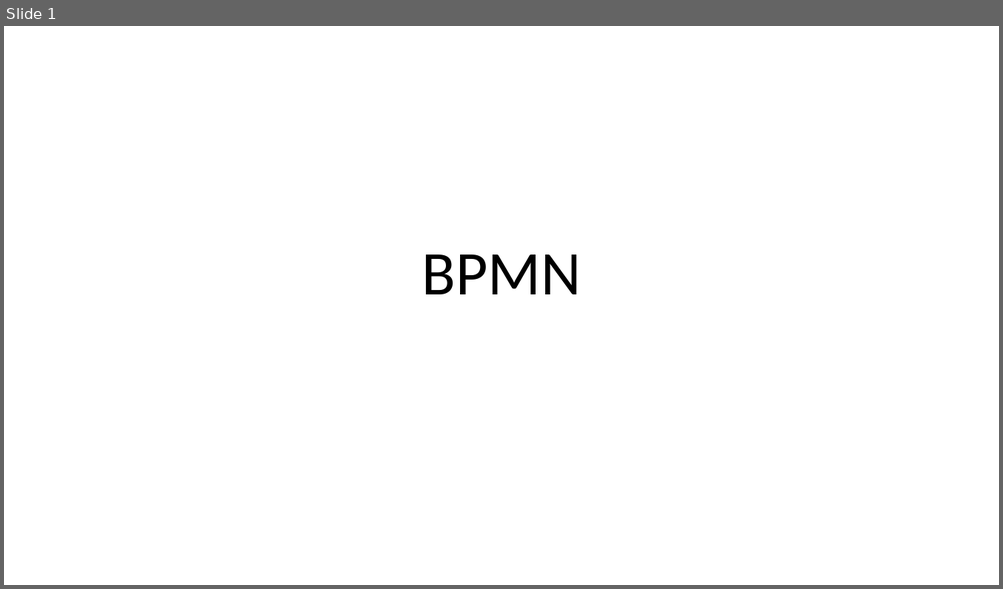
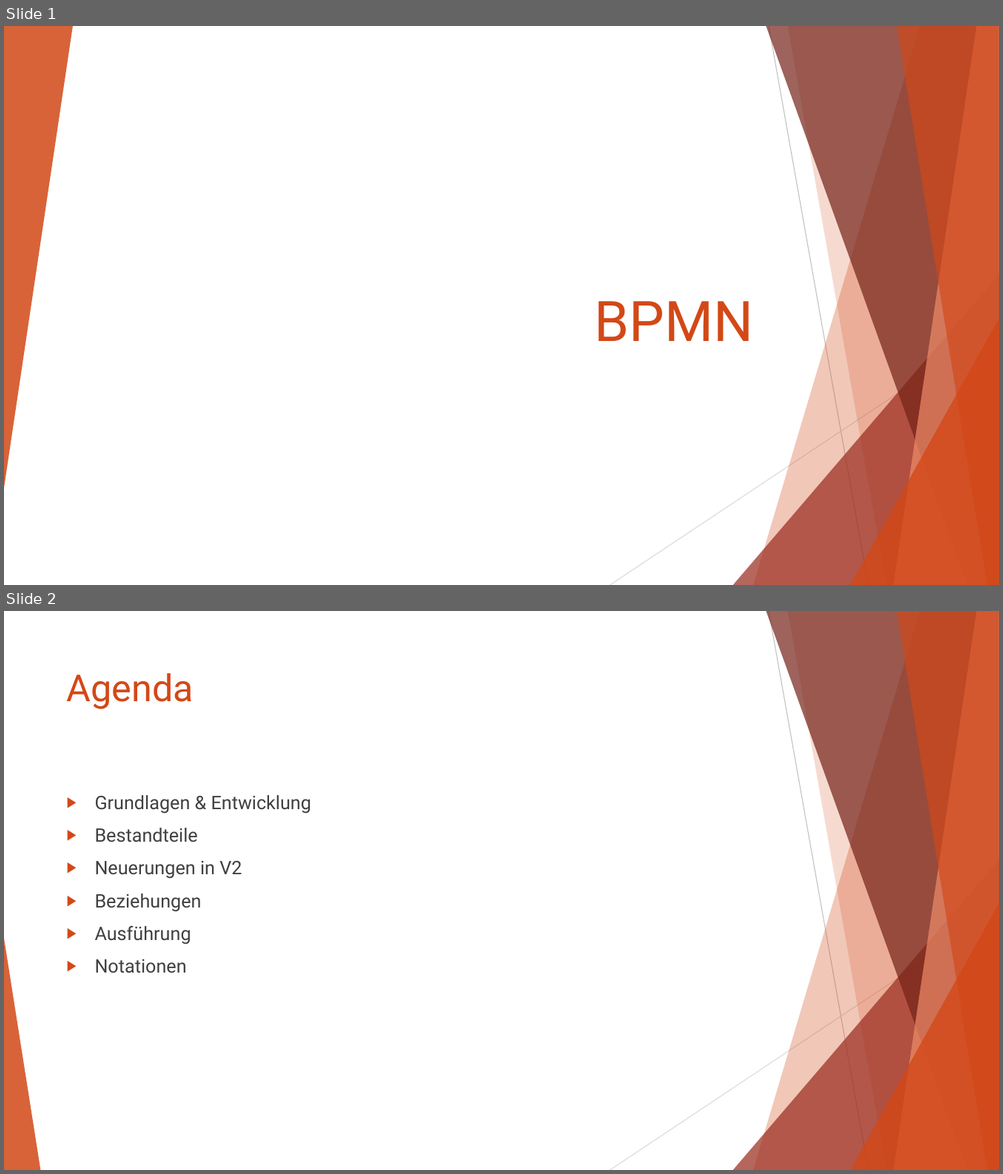
Before and after one commit to AlexanderSchallmeiner/Verhaltensdiagramme, a slide deck: BPMN.pptx. Shown one above the other, each under a label of ours: slide 1 before the commit, slides 1 and 2 after it. The pictures are 1003x589 and 1003x1174 pixels, drawn with LibreOffice and Linux fonts; fonts in the diff are those of the drawing. Boxes give left, top, right and bottom in pixels: in the first picture for what was removed or moved away, otherwise in the second. Text is boxed around its words. In the diff, an @@ line names an element or a change of style, - is before the commit and + after.

Commit message:
Add files via upload
added new slides and first layout

```diff
--- a/BPMN.pptx
+++ b/BPMN.pptx
@@ slide 2 added at box(4, 611, 999, 1170), background #FFFFFF; not listed: 9 template elements that a slide beside it also shows @@
@@ title added at box(67, 673, 193, 709), 36 pt, text #D34817 @@
+Agenda
@@ text added at box(95, 795, 311, 974), 18 pt, text #404040 @@
+▶ Grundlagen & Entwicklung
+▶ Bestandteile
+▶ Neuerungen in V2
+▶ Beziehungen
+▶ Ausführung
+▶ Notationen
@@ triangle added at box(4, 939, 40, 1170), fill #D34817 at 85% opacity @@
@@ slide 1 changed as well @@
@@ group added at box(4, 26, 999, 585): 5 freeform shapes, 3 triangles, 2 lines @@
@@ title "BPMN": place and size @@
-title "BPMN" at box(421, 255, 580, 295)
+title "BPMN" at box(595, 301, 754, 341)
@@ title "BPMN" at box(595, 301, 754, 341): size 60 to 54 pt, font Calibri to Roboto, text colour #000000 to #D34817; alignment centre to right; line spacing 0.9 to 1 @@
```
Also in this commit, not shown: 4 other slides changed, 5 other slides added, 1 slide removed.
